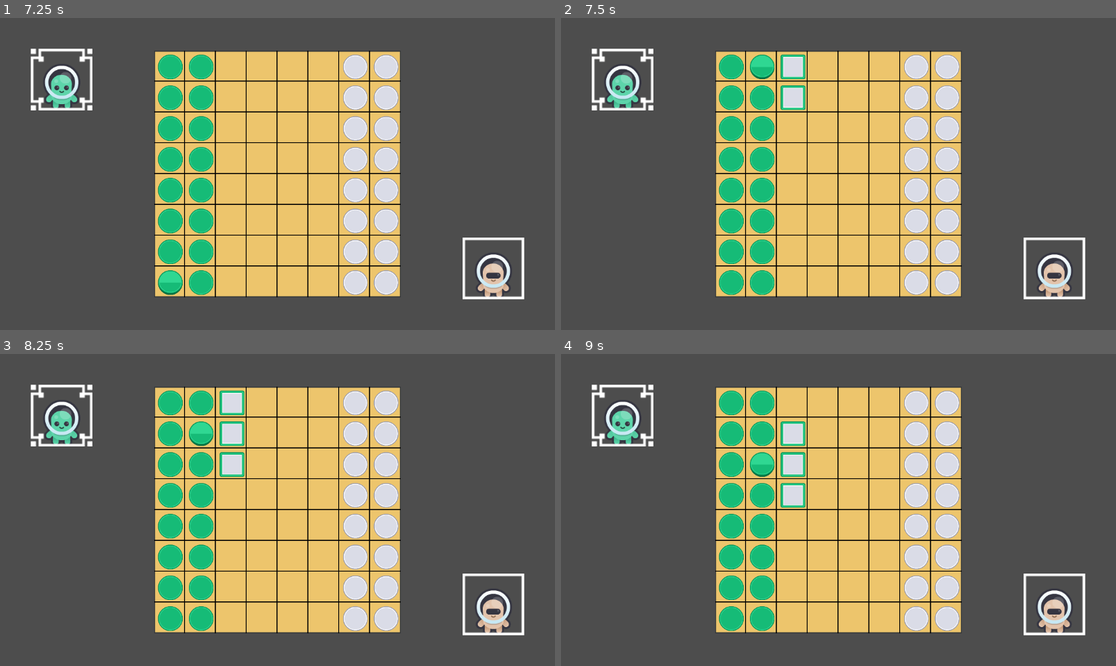
Above: before the commit, frames 1-4 (two rows, left to right).
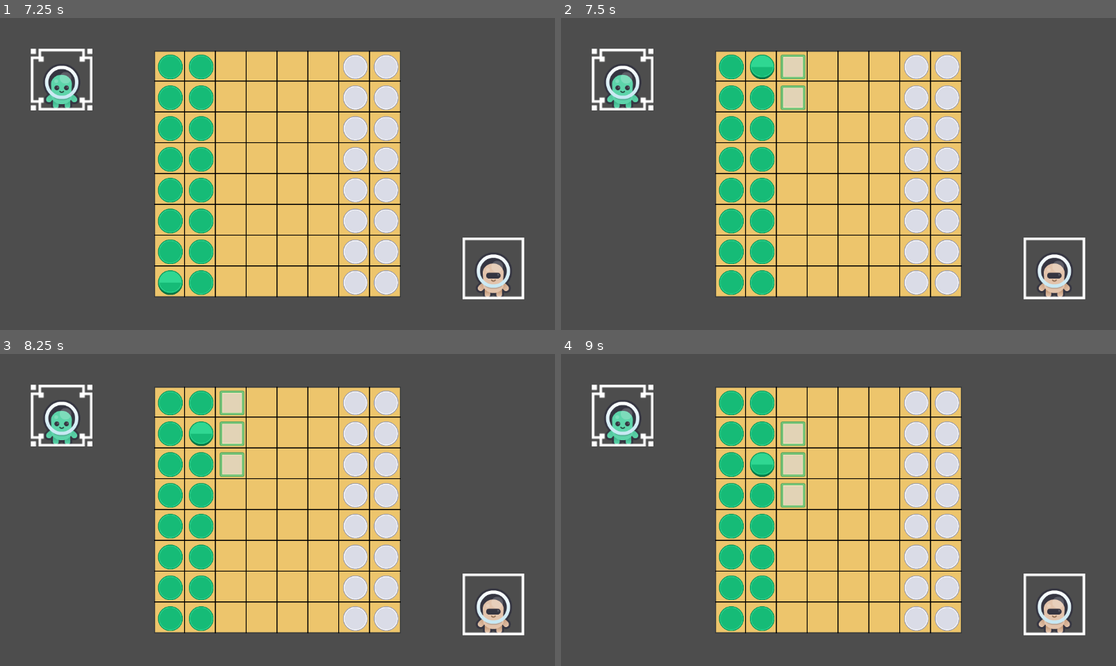
Above: after the commit, the same moments.

Repository: folktalesgaming/breakthrough
Game: Godot game, scene res://scenes/menu.tscn
The game is run twice, just before and just after one commit, with the same random seed, the same clock (stepped at 60 frames per second) and the same inputs.
Inputs (mouse positions are in pixels of both pictures, inside the frame that each line leads up to):
- Up to frame 1 (7.25 s): click "Play" at 0.5 s; tap Enter at 1.25, 2.75, 4.25 s; move the mouse to (172, 67) at 1.27 s; click (172, 67) at 1.42 s; tap Space at 2, 3.5, 5 s; move the mouse to (172, 96) at 2.02 s; click (172, 96) at 2.17 s; move the mouse to (172, 127) at 2.77 s; click (172, 127) at 2.92 s; move the mouse to (172, 158) at 3.52 s; click (172, 158) at 3.67 s; move the mouse to (172, 189) at 4.27 s; click (172, 189) at 4.42 s; move the mouse to (172, 220) at 5.02 s; click (172, 220) at 5.17 s; move the mouse to (172, 252) at 5.77 s; click (172, 252) at 5.92 s; move the mouse to (172, 283) at 6.52 s; click (172, 283) at 6.67 s
- Up to frame 2 (7.5 s): move the mouse to (760, 67) at 7.27 s; click (760, 67) at 7.42 s
- Up to frame 3 (8.25 s): move the mouse to (199, 432) at 8.02 s; click (199, 432) at 8.17 s
- Up to frame 4 (9 s): move the mouse to (760, 463) at 8.77 s; click (760, 463) at 8.92 s

Frame 1 is identical in both runs. In frame 2, 0.7% of the frame differs, in the area x 39-45%, y 11-30%; in frame 3, 1.1%, in the area x 39-45%, y 11-40%; in frame 4, 1.1%.

Commit message:
ui: opacity decrease for highlight

Diff:
--- a/scripts/highlight.gd
+++ b/scripts/highlight.gd
@@ -15,6 +15,7 @@
 
 func _ready():
 	self.input_pickable = true
+	self.modulate.a = 0.6
 	if piece_type == PIECE_TYPE.GREEN:
 		highlight_sprite.texture = load("res://assets/green-outline.png")
 	if piece_type == PIECE_TYPE.WHITE:
